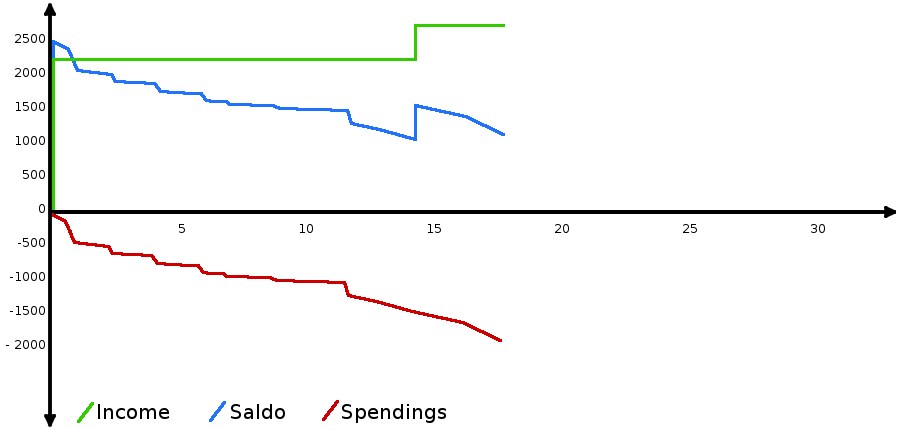
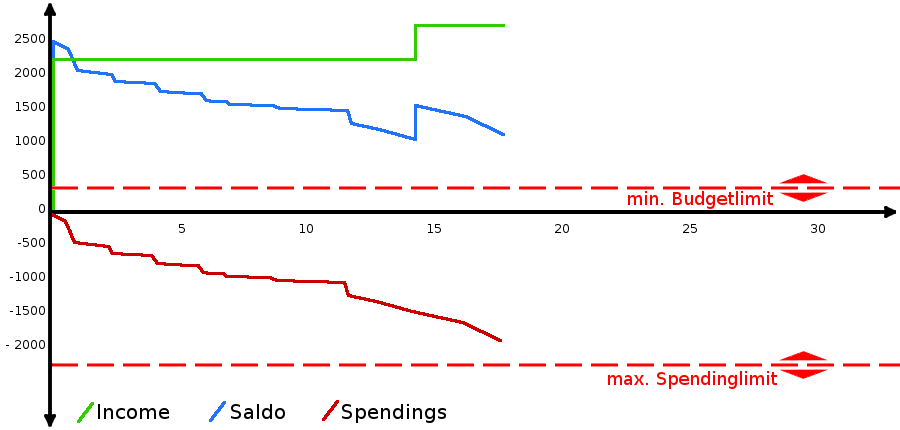
Comparing the layer stacks of the two 900x430 images. Changes:
added layer "min. Budgetlimit" above "max. Spendinglimit" over (628, 191, 773, 209)
added layer "max. Spendinglimit" above "diagram-left.png" over (608, 371, 777, 389)
painted on "diagram-left.png" over (48, 174, 900, 419)
